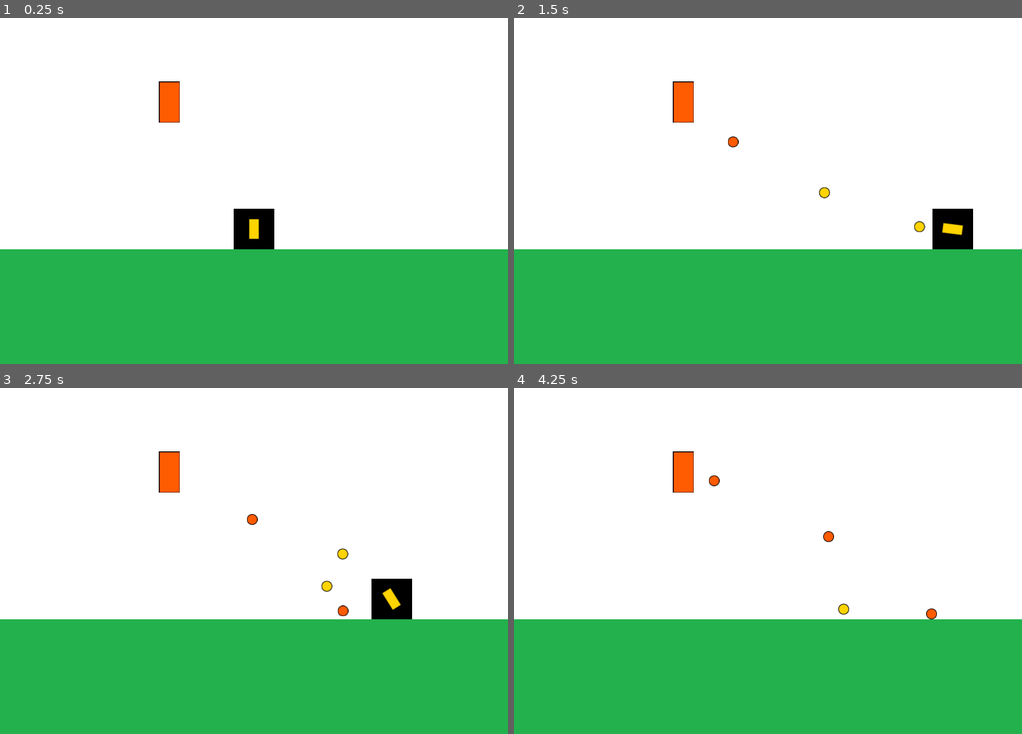
Above: before the commit, frames 1-4 (two rows, left to right).
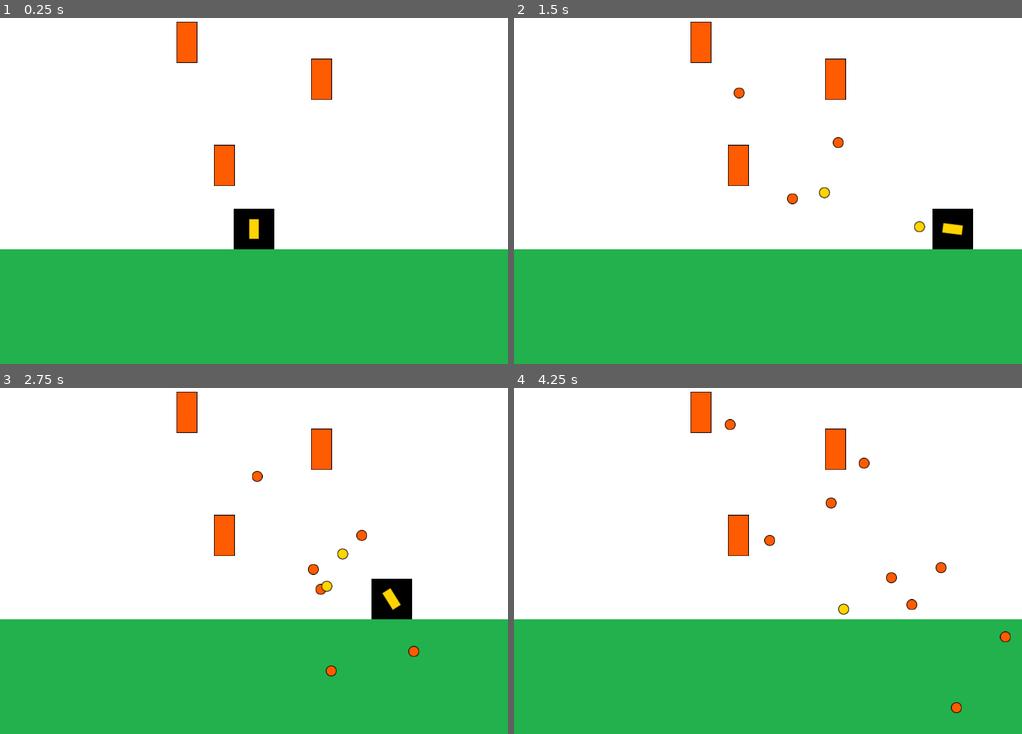
Above: after the commit, the same moments.

Repository: Lucarni-Lucas/entregas-idv-lucarni-lucas
Game: Godot game, scene res://main.tscn
The game is run twice, just before and just after one commit, with the same random seed, the same clock (stepped at 60 frames per second) and the same inputs.
Inputs (mouse positions are in pixels of both pictures, inside the frame that each line leads up to):
- Up to frame 1 (0.25 s): no input
- Up to frame 2 (1.5 s): tap Enter at 0.5 s; move the mouse to (879, 156) at 0.52 s; hold Right (move_right) 0.53-1.28 s; click (879, 156) at 0.6 s; move the mouse to (666, 194) at 1.27 s; hold Left (move_left) from 1.28 s (still down); click (666, 194) at 1.35 s
- Up to frame 3 (2.75 s): move the mouse to (304, 460) at 2.02 s; release Left (move_left) at 2.03 s; hold Right (move_right) from 2.03 s (still down); click (304, 460) at 2.1 s
- Up to frame 4 (4.25 s): move the mouse to (742, 619) at 2.77 s; click (742, 619) at 2.85 s; move the mouse to (920, 602) at 3.52 s; release Right (move_right) at 3.53 s; hold Left (move_left) from 3.53 s (still down); click (920, 602) at 3.6 s

The runs differ from the first frame. In frame 1, 2.0% of the frame differs, in the area x 31-66%, y 1-49%; in frame 2, 2.2%; in frame 3, 2.4%; in frame 4, 2.7%, in the area x 31-98%, y 1-94%.

Commit message:
feature: implementacion de turretSpawner

Diff:
--- /dev/null
+++ b/entrega-2-lucarni-lucas/desafio-2/entrega-2-desafio-2-lucarni-lucas/entities/enemies/turret_spawner.gd
@@ -0,0 +1,45 @@
+extends Node2D
+
+@export var turret_scene: PackedScene
+@export var turret_amount: int = 3
+@export var spawn_area: Rect2 = Rect2(60, 60, 680, 280)
+@export var min_distance_between_turrets: float = 120.0
+
+const MAX_ATTEMPTS: int = 30
+
+var used_positions: Array[Vector2] = []
+
+
+func spawn_turrets(player: Node2D, projectile_container: Node) -> void:
+	used_positions.clear()
+	for i in turret_amount:
+		var turret: Node2D = turret_scene.instantiate()
+		add_child(turret)
+		turret.global_position = get_valid_position()
+		turret.set_values(player, projectile_container)
+
+
+func get_valid_position() -> Vector2:
+	var candidate: Vector2 = get_random_point()
+	var attempts: int = 0
+
+	while attempts < MAX_ATTEMPTS and not is_far_enough(candidate):
+		candidate = get_random_point()
+		attempts += 1
+
+	used_positions.append(candidate)
+	return candidate
+
+
+func get_random_point() -> Vector2:
+	return Vector2(
+		randf_range(spawn_area.position.x, spawn_area.end.x),
+		randf_range(spawn_area.position.y, spawn_area.end.y)
+	)
+
+
+func is_far_enough(candidate: Vector2) -> bool:
+	for used in used_positions:
+		if candidate.distance_to(used) < min_distance_between_turrets:
+			return false
+	return true
--- a/entrega-2-lucarni-lucas/desafio-2/entrega-2-desafio-2-lucarni-lucas/main.gd
+++ b/entrega-2-lucarni-lucas/desafio-2/entrega-2-desafio-2-lucarni-lucas/main.gd
@@ -2,4 +2,4 @@
 
 func _ready() -> void:
 	$Player.set_projectile_container(self)
-	$Turret.set_values($Player, self)
+	$TurretSpawner.spawn_turrets($Player, self)
--- a/entrega-2-lucarni-lucas/desafio-2/entrega-2-desafio-2-lucarni-lucas/main.tscn
+++ b/entrega-2-lucarni-lucas/desafio-2/entrega-2-desafio-2-lucarni-lucas/main.tscn
@@ -4,7 +4,8 @@
 [ext_resource type="Texture2D" uid="uid://bcshkjslwrrar" path="res://assets/textures/background.png" id="1_h2yge"]
 [ext_resource type="Texture2D" uid="uid://b86qmaptpacif" path="res://assets/textures/floor.png" id="2_1bvp3"]
 [ext_resource type="PackedScene" uid="uid://cced43hwgwvwc" path="res://entities/player/player.tscn" id="3_lquwl"]
-[ext_resource type="PackedScene" uid="uid://dmtkhmqhedimg" path="res://entities/enemies/turret.tscn" id="5_lquwl"]
+[ext_resource type="Script" uid="uid://cjh7hqb2a5ur1" path="res://entities/enemies/turret_spawner.gd" id="5_lquwl"]
+[ext_resource type="PackedScene" uid="uid://dmtkhmqhedimg" path="res://entities/enemies/turret.tscn" id="6_7mycd"]
 
 [node name="Main" type="Node" unique_id=676233350]
 script = ExtResource("1_1bvp3")
@@ -27,5 +28,6 @@
 [node name="Player" parent="." unique_id=1705189258 instance=ExtResource("3_lquwl")]
 position = Vector2(400, 387)
 
-[node name="Turret" parent="." unique_id=1212353478 instance=ExtResource("5_lquwl")]
-position = Vector2(267, 187)
+[node name="TurretSpawner" type="Node2D" parent="." unique_id=2114899896]
+script = ExtResource("5_lquwl")
+turret_scene = ExtResource("6_7mycd")
Not shown, added: entrega-2-lucarni-lucas/desafio-2/entrega-2-desafio-2-lucarni-lucas/entities/enemies/turret_spawner.gd.uid
